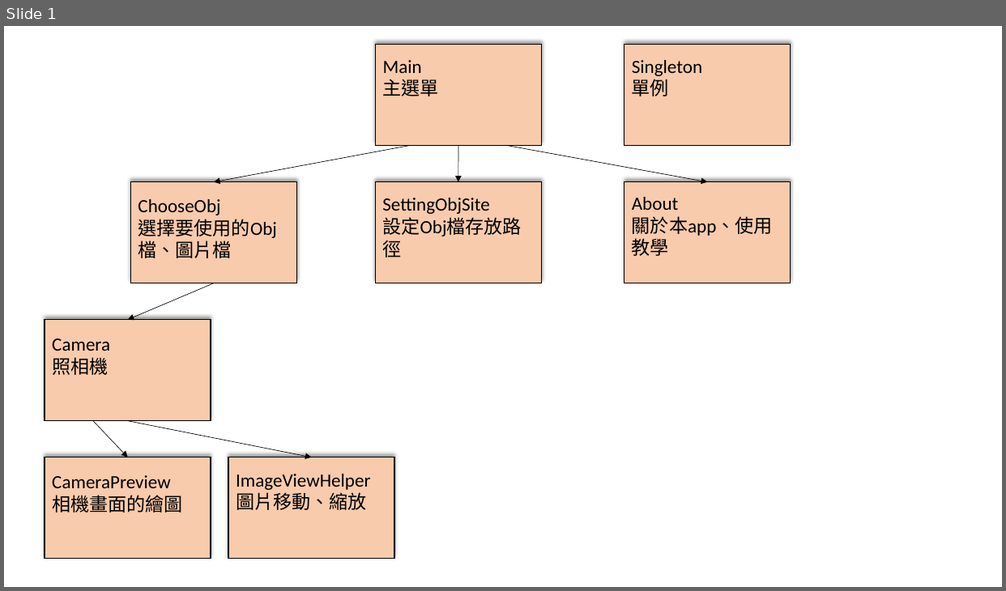
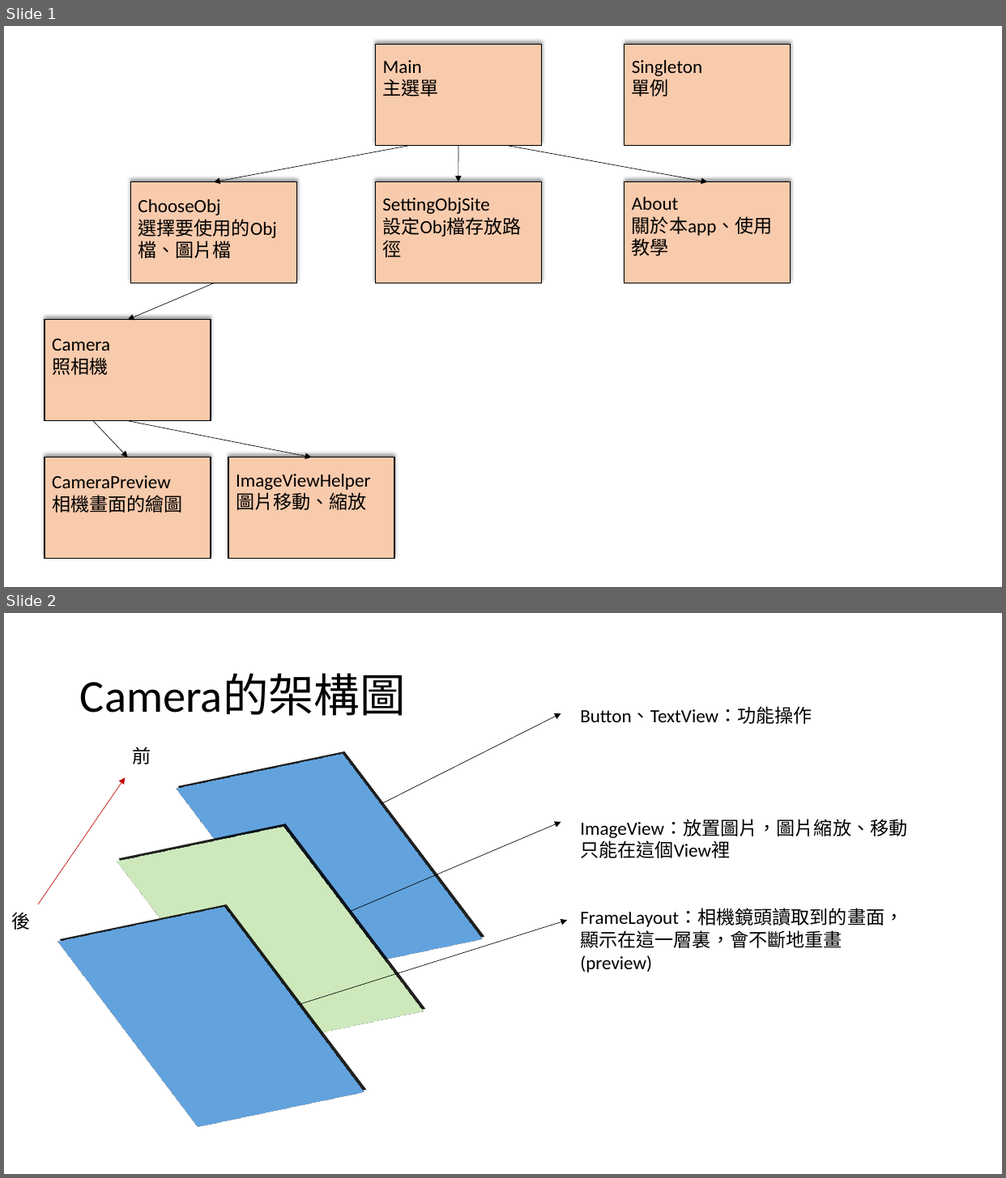
Before and after one commit to Heyyeyaaeyaaaeyaeyaa/baikaeshida, a slide deck: App組/App架構圖.pptx. Shown one above the other, each under a label of ours: slide 1 before the commit, slides 1 and 2 after it. The pictures are 1006x591 and 1006x1178 pixels, drawn with LibreOffice and Linux fonts; fonts in the diff are those of the drawing. Boxes give left, top, right and bottom in pixels: in the first picture for what was removed or moved away, otherwise in the second. Text is boxed around its words. In the diff, an @@ line names an element or a change of style, - is before the commit and + after.

Commit message:
[修改][app組]ppt"app架構圖修改
- 新增camera架構

```diff
--- a/App組/App架構圖.pptx
+++ b/App組/App架構圖.pptx
@@ slide 2 added at <box>4,613,1002,1174</box>, background #FFFFFF @@
@@ parallelogram added at <box>97,633,561,1095</box>, fill #5B9BD5, outline #1F4E79 1 pt @@
@@ title added at <box>80,673,406,716</box>, 44 pt, text #000000 @@
+Camera的架構圖
@@ parallelogram added at <box>38,705,502,1167</box>, fill #C5E0B4, outline #1F4E79 1 pt @@
@@ text added at <box>580,706,907,973</box>, 18 pt, text #000000 @@
+Button、TextView：功能操作
+ImageView：放置圖片，圖片縮放、移動只能在這個View裡
+FrameLayout：相機鏡頭讀取到的畫面，顯示在這一層裏，會不斷地重畫(preview)
@@ arrow added from (381, 804) to (561, 713), #000000 0.5 pt @@
@@ text added at <box>133,747,151,764</box>, 18 pt, text #000000 @@
+前
@@ arrow added from (38, 905) to (126, 777), #C00000 0.5 pt @@
@@ parallelogram added at <box>4,786,443,1174</box>, fill #5B9BD5, outline #1F4E79 1 pt @@
@@ arrow added from (350, 912) to (561, 822), #000000 0.5 pt @@
@@ text added at <box>11,912,30,930</box>, 18 pt, text #000000 @@
+後
@@ arrow added from (297, 1005) to (567, 921), #000000 0.5 pt @@
```
